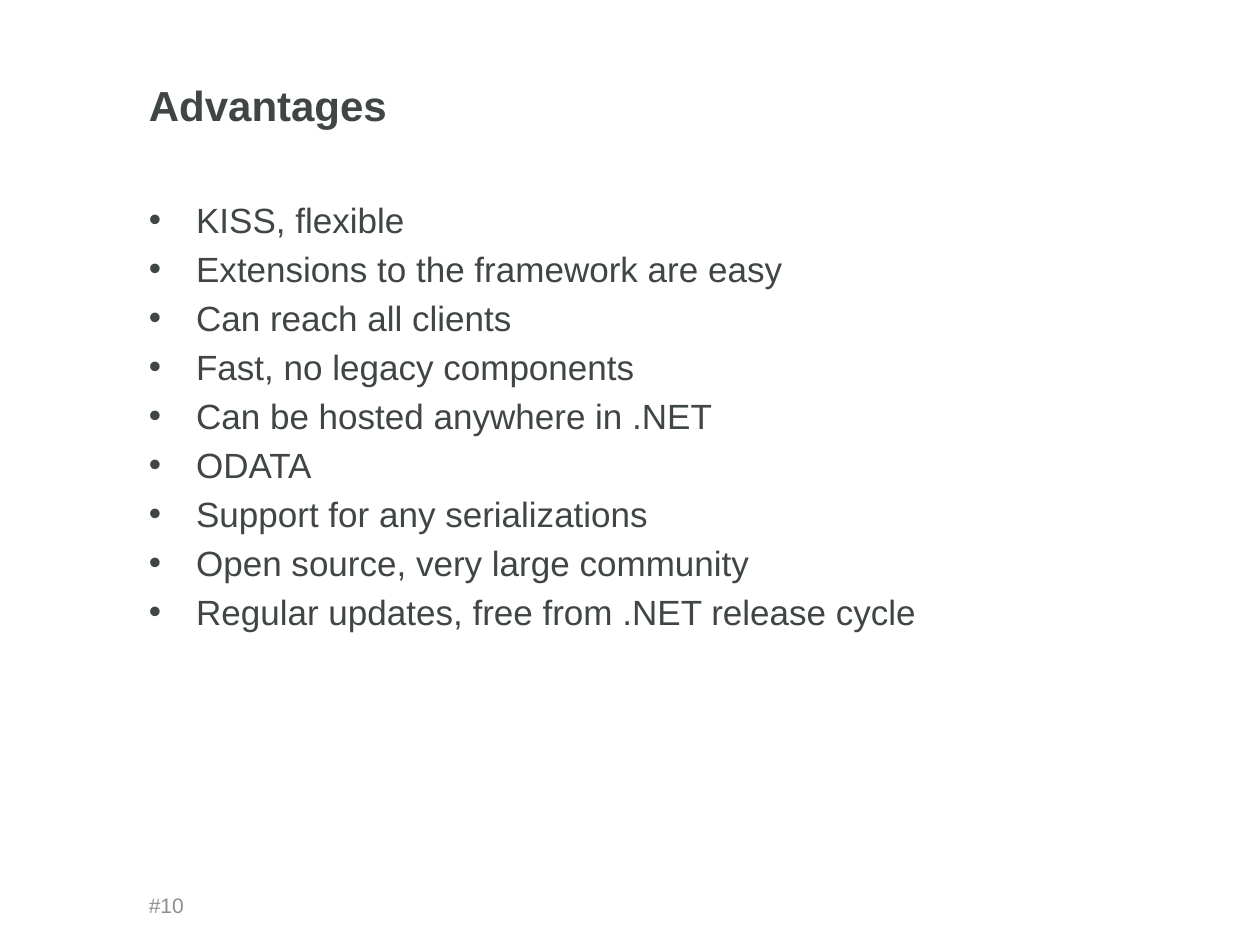
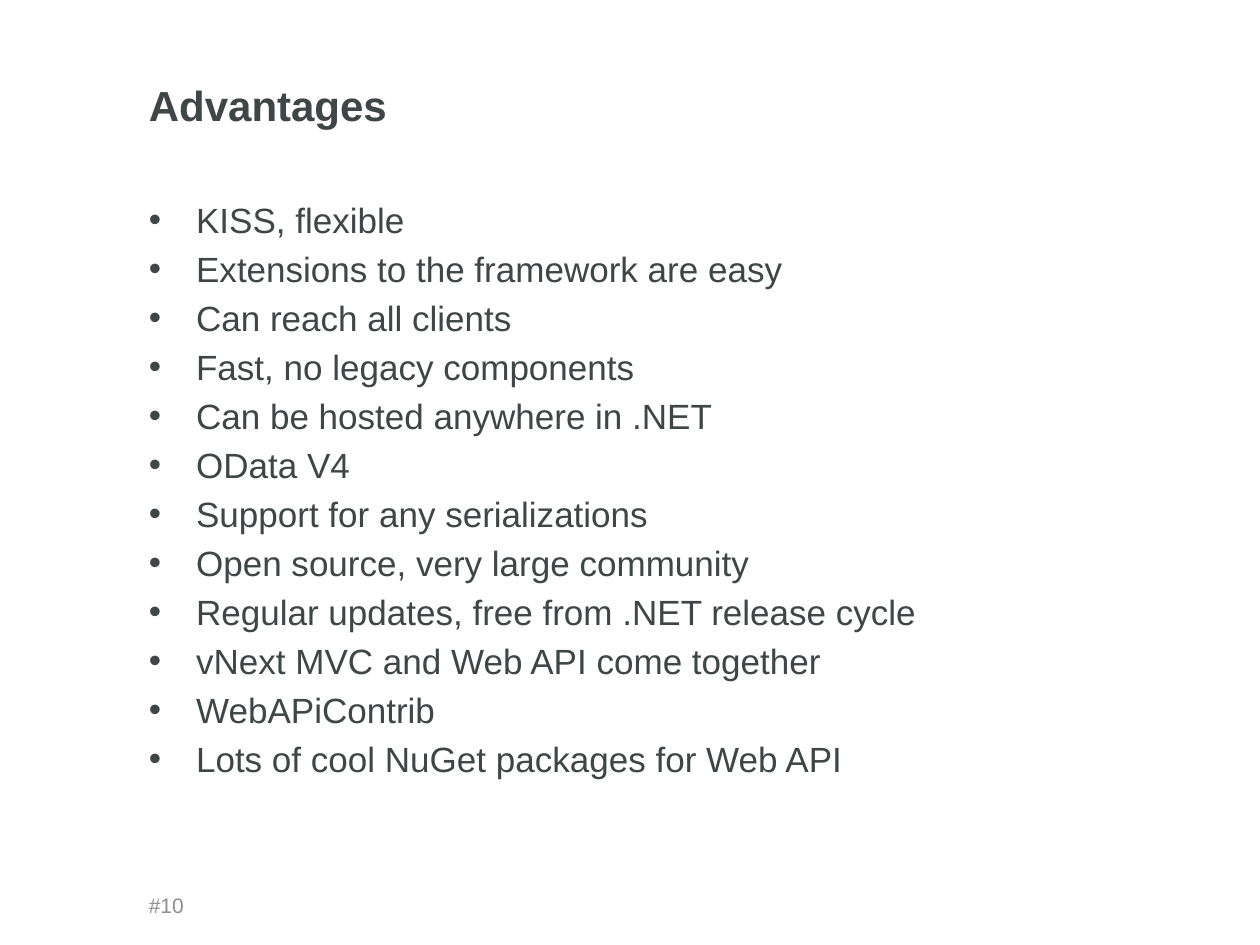
Before and after one commit to rfe-nosi/WebAPI, a slide deck: slide 10 of WebAPI_Short.pptx. Drawn at 1260x945 pixels with LibreOffice and Linux fonts; fonts in the diff are those of the drawing; background and template pictures are left out. Boxes give left, top, right and bottom in pixels: in the first picture for what was removed or moved away, otherwise in the second. Text is boxed around its words. In the diff, an @@ line names an element or a change of style, - is before the commit and + after.

```diff
--- a/WebAPI_Short.pptx
+++ b/WebAPI_Short.pptx
@@ text at <box>196,453,350,479</box>: text changed @@
-• ODATA
+• OData V4
@@ text at <box>196,648,841,779</box>: paragraphs added @@
+• vNext MVC and Web API come together
+• WebAPiContrib
+• Lots of cool NuGet packages for Web API
```
Also in this commit, not shown: 3 other slides changed.
